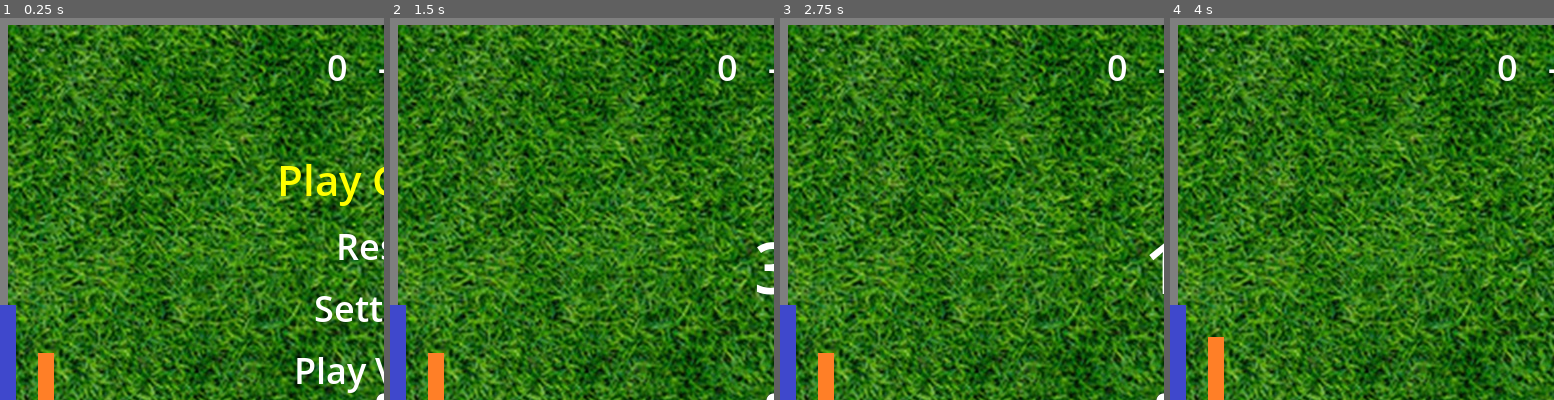
Above: before the commit, frames 1-4 (left to right).
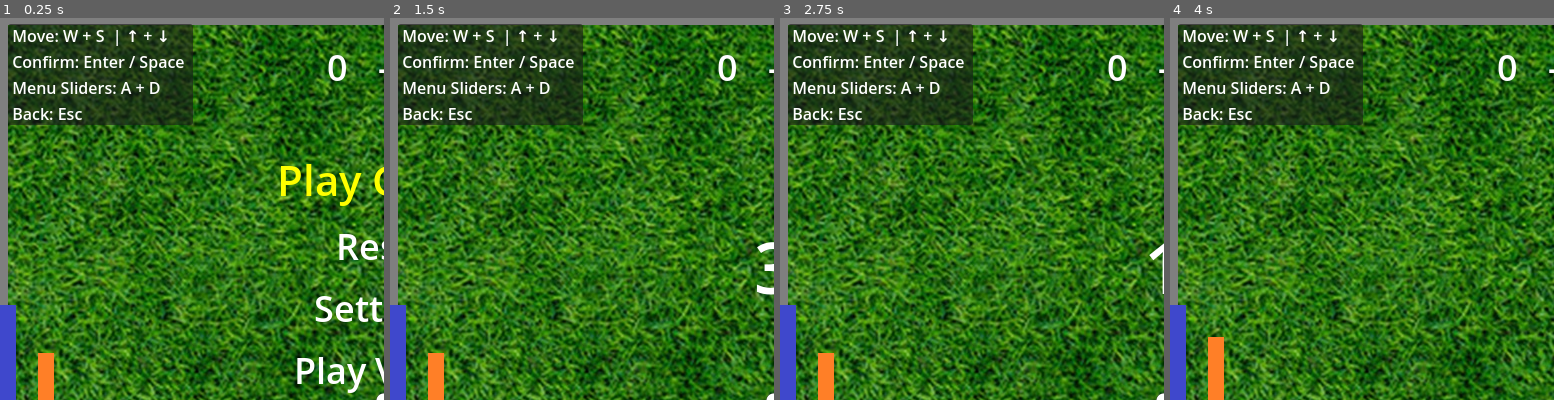
Above: after the commit, the same moments.

Repository: VDPatrick/Pong-Variant
Game: Godot game, scene res://Main.tscn
Same seed, same stepped clock (60 frames per second), same inputs: the game is played once before the commit and once after it. Video files are missing from this copy of the repository; at most half a second of black plays in their place.
Inputs:
- Up to frame 1 (0.25 s): no input
- Up to frame 2 (1.5 s): tap Enter (confirm) at 0.5, 0.6, 1.25, 1.35 s; hold D (p1_right) 0.53-1.28 s; hold Escape (back) from 1.28 s (still down)
- Up to frame 3 (2.75 s): tap Enter (confirm) at 2, 2.1 s; release Escape (back) at 2.03 s; hold D (p1_right) from 2.03 s (still down)
- Up to frame 4 (4 s): release D (p1_right) at 2.78 s; hold W (p1_up) 2.78-3.53 s; tap Enter (confirm) at 2.85, 3.5, 3.6 s; hold A (p1_left) from 3.53 s (still down)
The pictures show only the part of the screen within x 0-50%, y 0-50%; the shares and areas given below are measured in that part.

The runs differ from the first frame. In frame 1, 12% of the frame differs, in the area x 2-51%, y 1-29%; in frame 2, 12%; in frame 3, 12%; in frame 4, 12%.

Commit message:
bugfixes, added controls top left

Diff:
--- a/Main.gd
+++ b/Main.gd
@@ -32,6 +32,8 @@
 @onready var video_screen: Control = $CanvasLayer/VideoScreen
 
 @onready var countdown_label: Label = $CanvasLayer/Countdown
+
+@onready var controls_ui: Control   = $CanvasLayer/ControlsInfo
 
 # Remember starting positions so Reset can restore them
 var start_ball_pos: Vector2
@@ -131,7 +133,7 @@
 	state = GameState.END
 	has_active_match = false
 	_set_game_active(false)
-	score_ui.visible = false
+	_set_hud_visible(false)
 	menu.visible = false
 	if end_screen and end_screen.has_method("show_winner"):
 		var text: String = ("Player 1 wins!" if winner == 1 else "Player 2 wins!")
@@ -167,6 +169,7 @@
 	state = GameState.MENU
 	_set_game_active(false)   # freeze paddles + ball in place
 	menu.visible = true
+	_set_hud_visible(true)
 	if music.stream and not music.playing:
 		music.play()
 	if settings_panel and settings_panel.has_method("close"):
@@ -179,7 +182,7 @@
 func _start_game() -> void:
 	# Hide menu, show score UI
 	menu.visible = false
-	score_ui.visible = true
+	_set_hud_visible(true)
 
 	# If resuming an active match, skip countdown
 	if has_active_match:
@@ -248,12 +251,12 @@
 
 func _on_menu_video() -> void:
 	# Enter a dedicated video state (or reuse MENU/PLAYING if you prefer)
-	state = GameState.VIDEO  # or a VIDEO state if you have one
+	state = GameState.VIDEO
 	_set_game_active(false)
 
 	# Hide UI
 	menu.visible = false
-	score_ui.visible = false
+	_set_hud_visible(false)
 	if settings_panel and settings_panel.has_method("close"):
 		settings_panel.call("close")
 	if end_screen and end_screen.has_method("hide_screen"):
@@ -321,3 +324,7 @@
 	state = GameState.PLAYING
 	_set_game_active(true)
 	ball.reset_ball(true)
+
+func _set_hud_visible(v: bool) -> void:
+	score_ui.visible = v
+	controls_ui.visible = v
--- a/Main.tscn
+++ b/Main.tscn
@@ -392,6 +392,23 @@
 horizontal_alignment = 1
 vertical_alignment = 1
 
+[node name="ControlsInfo" type="PanelContainer" parent="CanvasLayer"]
+z_index = 5
+offset_left = 8.0
+offset_top = 7.0
+offset_right = 193.0
+offset_bottom = 108.0
+
+[node name="MarginContainer" type="MarginContainer" parent="CanvasLayer/ControlsInfo"]
+layout_mode = 2
+
+[node name="Label" type="Label" parent="CanvasLayer/ControlsInfo/MarginContainer"]
+layout_mode = 2
+text = " Move: W + S  | ↑ + ↓
+ Confirm: Enter / Space
+ Menu Sliders: A + D
+ Back: Esc  "
+
 [node name="Sprite2D" type="Sprite2D" parent="."]
 z_index = -100
 texture_filter = 1
